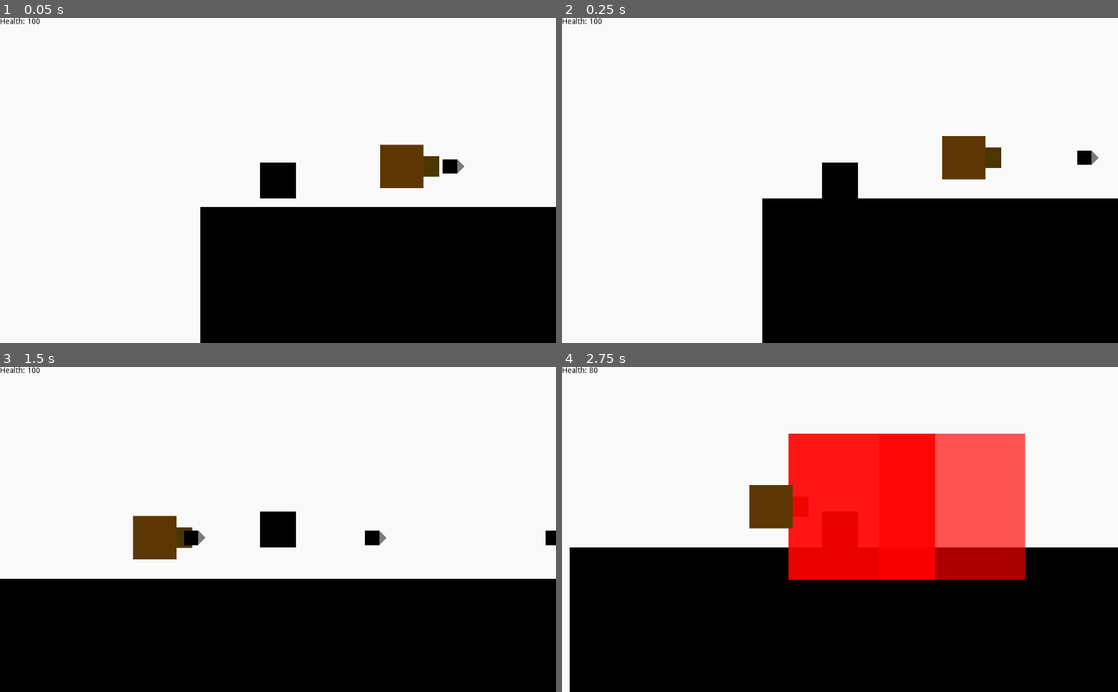
Above: before the commit, frames 1-4 (two rows, left to right).
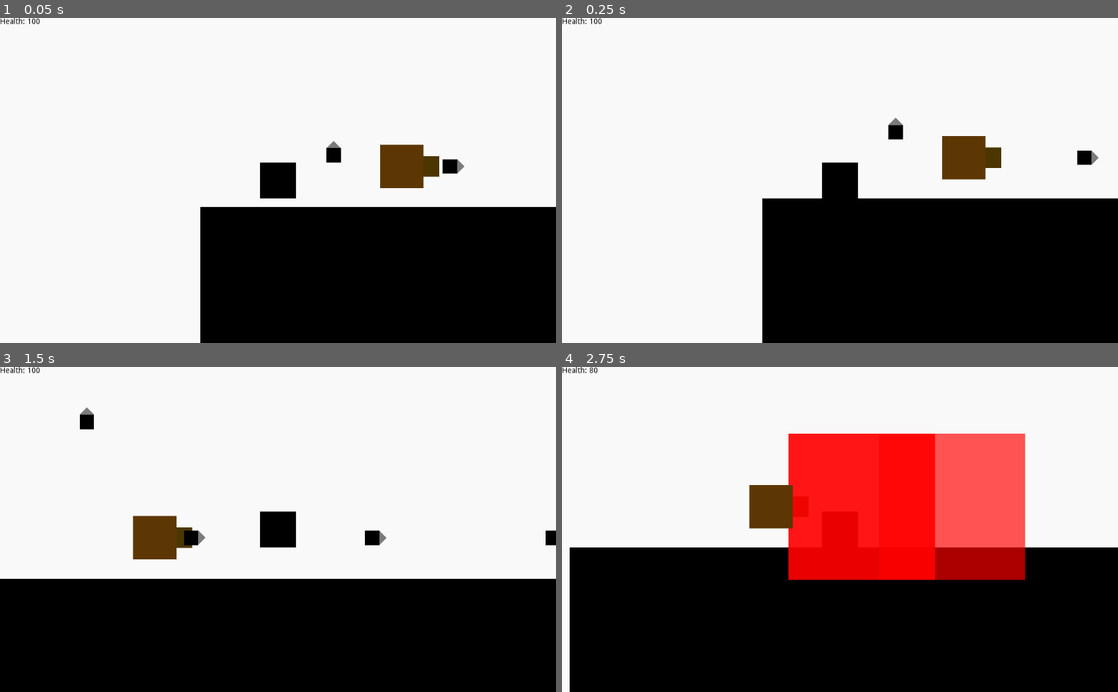
Above: after the commit, the same moments.

Repository: RavenJFelix/Square
Game: Godot game, scene res://testLevel/test.tscn
Same seed, same stepped clock (60 frames per second), same inputs: the game is played once before the commit and once after it. This scene is started directly instead of the project's main scene.
Inputs:
- Up to frame 1 (0.05 s): no input
- Up to frame 2 (0.25 s): no input
- Up to frame 3 (1.5 s): hold Right (ui_right) from 0.53 s (still down); tap Up (ui_up) at 0.77 s
- Up to frame 4 (2.75 s): tap Up (ui_up) at 1.52 s; release Right (ui_right) at 2.03 s; hold Left (ui_left) from 2.03 s (still down)

The runs differ from the first frame. In frame 1, 0.2% of the frame differs, in the area x 58-62%, y 37-45%; in frame 2, 0.2%; in frame 3, 0.1%; in frame 4, nothing differs.

Commit message:
Add object detection capabilities

Diff:
--- a/entity/npc/enemies/chaser/chaser.gd
+++ b/entity/npc/enemies/chaser/chaser.gd
@@ -1,22 +1,39 @@
 extends KinematicBody2D
+enum MODE {search, chase}
+enum MOVE_MODE {x,y}
 var explosion = load("res://effects/simple-explosion/simple-explosion.tscn")
 var vel = Vector2()
 export var start_speed = 100
 export var timeout = 10
+var target_mode = MOVE_MODE.x
+var mode = MODE.search
 # Declare member variables here. Examples:
 # var a = 2
 # var b = "text"
-var target
+var target = NodePath()
 # Called when the node enters the scene tree for the first time.
 func _ready():
 	$Timer.start(timeout)
 	vel = Vector2(0, -start_speed).rotated(rotation)
 
 func _physics_process(delta):
+	match mode:
+		MODE.chase:
+			_chase()
+		MODE.search:
+			_search()
 	vel = move_and_slide(vel)
 # Called every frame. 'delta' is the elapsed time since the previous frame.
 #func _process(delta):
-#	pass
+func _chase():
+	print("CHASING")
+func _search():
+	print("SEARCHING")
+	var bodies = $TargetArea.get_overlapping_bodies()
+	for body in bodies:
+		if body.has_method("is_player"):
+			target = body
+			mode = MODE.chase
 
 func _explode():
 	var boom = explosion.instance()
--- a/entity/npc/enemies/chaser/tangential-chaser.tscn
+++ b/entity/npc/enemies/chaser/tangential-chaser.tscn
@@ -1,13 +1,17 @@
-[gd_scene load_steps=3 format=2]
+[gd_scene load_steps=4 format=2]
 
-[ext_resource path="res://entity/npc/enemies/missile/missile.gd" type="Script" id=1]
+[ext_resource path="res://entity/npc/enemies/chaser/chaser.gd" type="Script" id=1]
 
 [sub_resource type="RectangleShape2D" id=1]
 
-[node name="Missile" type="KinematicBody2D"]
+[sub_resource type="CircleShape2D" id=2]
+radius = 200.0
+
+[node name="Chaser" type="KinematicBody2D"]
 script = ExtResource( 1 )
 
 [node name="Area2D" type="Area2D" parent="."]
+editor/display_folded = true
 
 [node name="CollisionShape2D" type="CollisionShape2D" parent="Area2D"]
 shape = SubResource( 1 )
@@ -22,5 +26,10 @@
 polygon = PoolVector2Array( -9.60176, 10.3083, 0, 20, 10, 10, -10, 10 )
 
 [node name="Timer" type="Timer" parent="."]
+
+[node name="TargetArea" type="Area2D" parent="."]
+
+[node name="Target" type="CollisionShape2D" parent="TargetArea"]
+shape = SubResource( 2 )
 [connection signal="body_entered" from="Area2D" to="." method="_on_Area2D_body_entered"]
 [connection signal="timeout" from="Timer" to="." method="_on_Timer_timeout"]
--- a/testLevel/test.tscn
+++ b/testLevel/test.tscn
@@ -1,8 +1,9 @@
-[gd_scene load_steps=4 format=2]
+[gd_scene load_steps=5 format=2]
 
 [ext_resource path="res://map/basicPlatform.tscn" type="PackedScene" id=1]
 [ext_resource path="res://entity/pc/player/player.tscn" type="PackedScene" id=2]
 [ext_resource path="res://map/hazard/missile-shooter/missile-shooter.tscn" type="PackedScene" id=3]
+[ext_resource path="res://entity/npc/enemies/chaser/tangential-chaser.tscn" type="PackedScene" id=4]
 
 [node name="Node2D" type="Node2D"]
 
@@ -15,3 +16,6 @@
 
 [node name="missile-shooter" parent="." instance=ExtResource( 3 )]
 position = Vector2( 256.881, 72.0368 )
+
+[node name="Chaser" parent="." instance=ExtResource( 4 )]
+position = Vector2( 162.953, 61.7683 )
